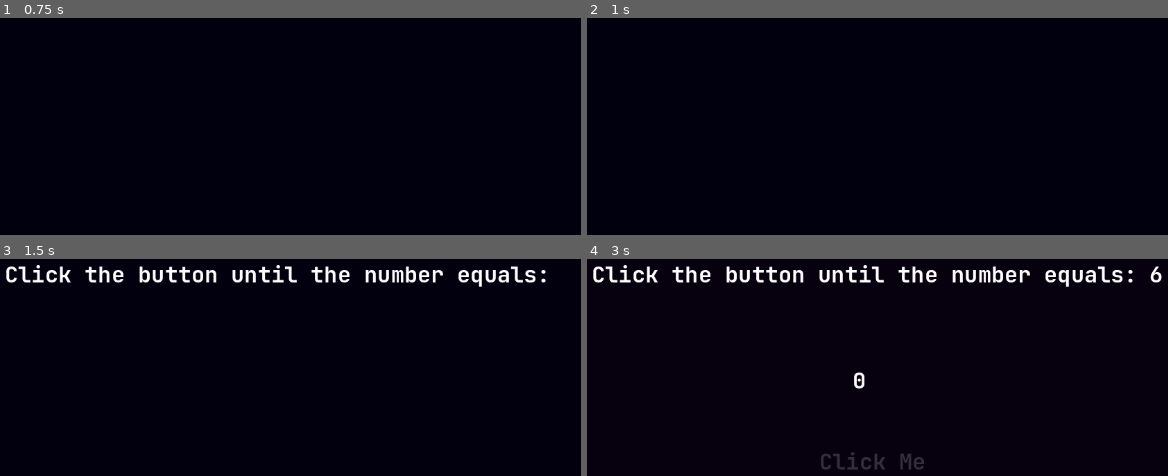
Above: before the commit, frames 1-4 (two rows, left to right).
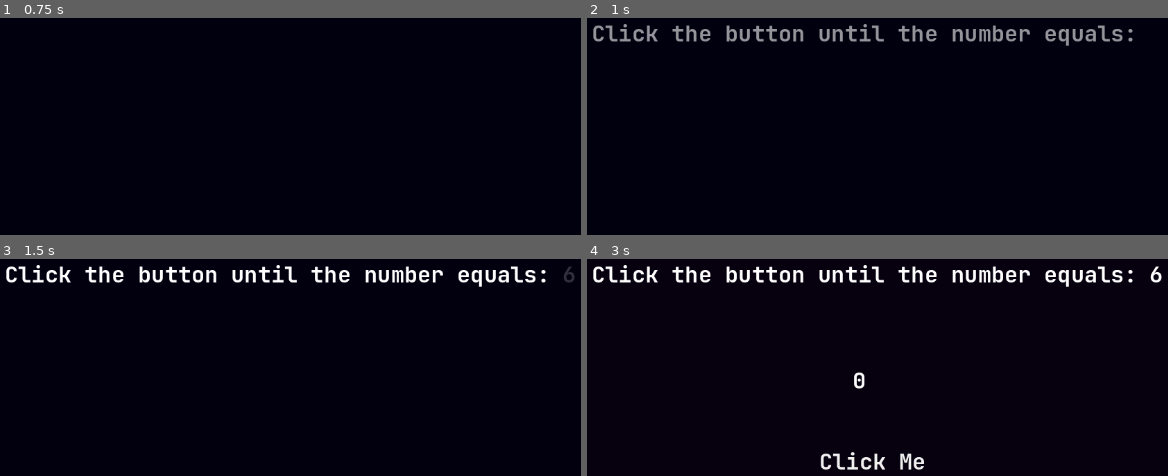
Above: after the commit, the same moments.

Repository: Ali-Wahbi/DTJ36-Theme-Random
Game: Godot game, scene res://Scenes/mainScene.tscn
Two runs of this game, one before a commit and one after it. Both use one fixed random seed, a clock stepped at 60 frames per second and the inputs below. Before the commit the project has no main scene; this scene is started directly in both runs.
Inputs (mouse positions are in pixels of both pictures, inside the frame that each line leads up to):
- Up to frame 1 (0.75 s): tap Enter at 0.5 s
- Up to frame 2 (1 s): no input
- Up to frame 3 (1.5 s): no input
- Up to frame 4 (3 s): click (871, 460) at 2.75 s, where only the run after the commit has a clickable "Click Me"

Frame 1 is identical in both runs. In frame 2, 2.7% of the frame differs, in the area x 1-94%, y 2-13%; in frame 3, less than 0.1%; in frame 4, 0.6%.

Commit message:
title added after second challenge

Diff:
--- a/dtj36Random/Scenes/mainScene.tscn
+++ b/dtj36Random/Scenes/mainScene.tscn
@@ -13,16 +13,22 @@
 [ext_resource type="Texture2D" uid="uid://bvsfdiqqiapsr" path="res://Assets/Faces/faces (5).jpg" id="10_08630"]
 [ext_resource type="Texture2D" uid="uid://by3u1pa2hlxro" path="res://Assets/Faces/faces (6).png" id="11_4djc3"]
 [ext_resource type="Texture2D" uid="uid://g52gdoxqbl78" path="res://Assets/Faces/REFLECTION-TEXT1.PNG" id="12_v2gni"]
-
-[node name="Main" type="Node2D" node_paths=PackedStringArray("challgeOne", "challgeTwo", "bg")]
+[ext_resource type="Script" uid="uid://ccwhr3gfugqlf" path="res://Scripts/title.gd" id="14_0bgj2"]
+
+[node name="Main" type="Node2D" node_paths=PackedStringArray("challengeOne", "challengeTwo", "title", "bg")]
 script = ExtResource("1_m8nr8")
-challgeOne = NodePath("FirstChallenge")
-challgeTwo = NodePath("SecondChallenge")
+challengeOne = NodePath("FirstChallenge")
+challengeTwo = NodePath("SecondChallenge")
+title = NodePath("Title")
 bg = NodePath("Control/ColorRect")
-challgeOneBG = Color(0.024000006, 0, 0.06, 1)
-challgeTwoBG = Color(0.043999985, 0, 0.06, 1)
-challgeThreeBG = Color(0.06, 0, 0.056, 1)
-challgeFourBG = Color(0.06, 0, 0.03600002, 1)
+challengeOneBG = Color(0.023529412, 0, 0.05882353, 1)
+challengeTwoBG = Color(0.043999985, 0, 0.06, 1)
+titleBG = Color(0.06, 0, 0.056, 1)
+challengeThreeBG = Color(0.06, 0, 0.03600002, 1)
+challengeFourBG = Color(0.06, 0, 0.015999984, 1)
+challengeOneDelay = 0.7
+challengeTwoDelay = 1.0
+titleDelay = 0.9
 
 [node name="CanvasLayer" type="CanvasLayer" parent="."]
 visible = false
@@ -49,6 +55,7 @@
 color = Color(0.003999996, 0, 0.06, 1)
 
 [node name="FirstChallenge" type="Node2D" parent="." node_paths=PackedStringArray("numberLabel", "showLabel", "resultLabel", "objectToShow")]
+visible = false
 script = ExtResource("1_hewda")
 numberLabel = NodePath("Control/GameLabel-Number")
 showLabel = NodePath("Control/GameLabel-Number2")
@@ -107,6 +114,7 @@
 text = ""
 
 [node name="SecondChallenge" type="Node2D" parent="." node_paths=PackedStringArray("sprite", "slider", "objectToShow", "finishButton")]
+visible = false
 script = ExtResource("5_yyxd1")
 texturesForReflection = Array[Texture]([ExtResource("6_so5kr"), ExtResource("7_0bgj2"), ExtResource("8_oy1pr"), ExtResource("9_uu6ay"), ExtResource("10_08630"), ExtResource("11_4djc3"), ExtResource("12_v2gni"), ExtResource("5_47rga")])
 sprite = NodePath("Control/textrue")
@@ -149,6 +157,59 @@
 offset_bottom = 607.0
 text = "That's my reflection"
 
+[node name="Title" type="Node2D" parent="." node_paths=PackedStringArray("firstLabel", "secondLabel", "thirdLabel", "foarthLabel")]
+visible = false
+script = ExtResource("14_0bgj2")
+firstLabel = NodePath("Control/named")
+secondLabel = NodePath("Control/notA")
+thirdLabel = NodePath("Control/game")
+foarthLabel = NodePath("Control/fin")
+
+[node name="Control" type="Control" parent="Title"]
+layout_mode = 3
+anchors_preset = 15
+anchor_right = 1.0
+anchor_bottom = 1.0
+offset_right = 1158.0
+offset_bottom = 657.0
+grow_horizontal = 2
+grow_vertical = 2
+
+[node name="notA" parent="Title/Control" instance=ExtResource("1_2c717")]
+layout_mode = 0
+offset_left = 405.0
+offset_top = 213.0
+offset_right = 501.0
+offset_bottom = 256.0
+text = "Not A"
+
+[node name="named" parent="Title/Control" instance=ExtResource("1_2c717")]
+layout_mode = 0
+offset_left = 395.0
+offset_top = 219.0
+offset_right = 779.0
+offset_bottom = 389.0
+theme_override_font_sizes/font_size = 128
+text = "NAMED"
+
+[node name="game" parent="Title/Control" instance=ExtResource("1_2c717")]
+layout_mode = 0
+offset_left = 395.0
+offset_top = 337.0
+offset_right = 779.0
+offset_bottom = 507.0
+theme_override_font_sizes/font_size = 64
+text = "Game"
+
+[node name="fin" parent="Title/Control" instance=ExtResource("1_2c717")]
+layout_mode = 0
+offset_left = 556.0
+offset_top = 357.0
+offset_right = 940.0
+offset_bottom = 527.0
+theme_override_font_sizes/font_size = 24
+text = "Didn't Find One"
+
 [connection signal="pressed" from="FirstChallenge/Control/GameButton" to="FirstChallenge" method="_on_game_button_pressed"]
 [connection signal="value_changed" from="SecondChallenge/Control/HSlider" to="SecondChallenge" method="_on_h_slider_value_changed"]
 [connection signal="pressed" from="SecondChallenge/Control/GameButton" to="SecondChallenge" method="_on_game_button_pressed"]
--- a/dtj36Random/Scripts/main_scene_controller.gd
+++ b/dtj36Random/Scripts/main_scene_controller.gd
@@ -1,43 +1,58 @@
 extends Node2D
 
-@export var challgeOne: Node2D
-@export var challgeTwo: Node2D
+@export var challengeOne: Node2D
+@export var challengeTwo: Node2D
+@export var title: Node2D
 
 
 @export_group("BG Colors")
 @export var bg: ColorRect
-@export var challgeOneBG: Color
-@export var challgeTwoBG: Color
-@export var challgeThreeBG: Color
-@export var challgeFourBG: Color
+@export var challengeOneBG: Color
+@export var challengeTwoBG: Color
+@export var titleBG: Color
+@export var challengeThreeBG: Color
+@export var challengeFourBG: Color
+
+
+@export_group("Challenges Delays")
+@export var challengeOneDelay: float
+@export var challengeTwoDelay: float
+@export var titleDelay: float
 
 # Called when the node enters the scene tree for the first time.
 func _ready() -> void:
 	hideAllChallenges()
 	setupSignals()
-
+	# startTitle()
 	startChallengeOne()
 
 
 func hideAllChallenges():
-	challgeOne.visible = false
-	challgeTwo.visible = false
+	challengeOne.visible = false
+	challengeTwo.visible = false
+	title.visible = false
 
 
 func startChallengeOne():
 	print("Starting challenge one")
-	challgeOne.visible = true
-	tweenBG(challgeOneBG)
-	await _create_timer(1)
-	challgeOne.showAllObjects()
+	challengeOne.visible = true
+	tweenBG(challengeOneBG)
+	await _create_timer(challengeOneDelay)
+	challengeOne.showAllObjects()
 
 func startChallengeTwo():
 	print("Starting challenge two")
-	challgeTwo.visible = true
-	tweenBG(challgeTwoBG)
-	await _create_timer(1)
-	challgeTwo.showAllObjects()
+	challengeTwo.visible = true
+	tweenBG(challengeTwoBG)
+	await _create_timer(challengeTwoDelay)
+	challengeTwo.showAllObjects()
 
+func startTitle():
+	print("Starting title")
+	title.visible = true
+	tweenBG(titleBG)
+	await _create_timer(titleDelay)
+	title.showAllObjects()
 
 func _create_timer(time: float = 0) -> Signal:
 	return get_tree().create_timer(time).timeout
@@ -47,8 +62,10 @@
 	pass
 
 func setupSignals():
-	challgeOne.challengeIsDone.connect(onChallengeOneDone)
-	challgeTwo.challengeIsDone.connect(onChallengeTwoDone)
+	challengeOne.challengeIsDone.connect(onChallengeOneDone)
+	challengeTwo.challengeIsDone.connect(onChallengeTwoDone)
+	title.challengeIsDone.connect(onTitleDone)
+
 
 func tweenBG(color: Color, duration: float = 3.5):
 	var tween = create_tween().set_ease(Tween.EASE_IN_OUT).set_trans(Tween.TRANS_CUBIC)
@@ -56,15 +73,22 @@
 
 func onChallengeOneDone():
 	print("Challenge one done")
-	await _create_timer(2)
-	challgeOne.hideAllObjects(true)
-	await challgeOne.allObjectsHidden
+	await _create_timer(1)
+	challengeOne.hideAllObjects(true)
+	await challengeOne.allObjectsHidden
 	startChallengeTwo()
 
 
 func onChallengeTwoDone():
 	print("Challenge two done")
 	await _create_timer(1)
-	challgeTwo.hideAllObjects(true)
-	await challgeTwo.allObjectsHidden
-	# startChallengeTwo()
+	challengeTwo.hideAllObjects(true)
+	await challengeTwo.allObjectsHidden
+	startTitle()
+
+func onTitleDone():
+	print("Title done")
+	await _create_timer(1)
+	title.hideAllObjects()
+	await title.allObjectsHidden
+	# startChallengeOne()
--- /dev/null
+++ b/dtj36Random/Scripts/title.gd
@@ -0,0 +1,62 @@
+extends Node2D
+
+signal challengeIsDone
+signal allObjectsHidden
+
+@export var firstLabel: Label
+@export var secondLabel: Label
+@export var thirdLabel: Label
+@export var foarthLabel: Label
+
+@export var firstDelay: float = 0.5
+@export var secondDelay: float = 0.5
+@export var thirdDelay: float = 0.5
+@export var foarthDelay: float = 0.5
+
+
+# Called when the node enters the scene tree for the first time.
+func _ready() -> void:
+	firstLabel.visible = false
+	secondLabel.visible = false
+	thirdLabel.visible = false
+	foarthLabel.visible = false
+
+
+func _create_timer(time: float = 0) -> Signal:
+	return get_tree().create_timer(time).timeout
+
+func showAllObjects(duration: float = 0.5):
+	await _create_timer(firstDelay)
+	firstLabel.visible = true
+	await tweenFade(firstLabel, 0, 1, duration)
+
+	await _create_timer(secondDelay)
+	secondLabel.visible = true
+	await tweenFade(secondLabel, 0, 1, duration)
+
+	await _create_timer(thirdDelay)
+	thirdLabel.visible = true
+	await tweenFade(thirdLabel, 0, 1, duration)
+
+	await _create_timer(foarthDelay)
+	foarthLabel.visible = true
+	await tweenFade(foarthLabel, 0, 1, duration + 0.5)
+
+	challengeIsDone.emit()
+
+
+func hideAllObjects(duration: float = 0.5):
+	tweenFade(firstLabel, 1, 0, duration)
+	tweenFade(secondLabel, 1, 0, duration)
+	tweenFade(thirdLabel, 1, 0, duration)
+	tweenFade(foarthLabel, 1, 0, duration)
+
+	await _create_timer(duration * 4)
+	allObjectsHidden.emit()
+
+
+func tweenFade(object: Label, from: float, to: float, duration: float) -> Signal:
+	var tween = create_tween().set_ease(Tween.EASE_IN_OUT).set_trans(Tween.TRANS_CUBIC)
+	object.modulate.a = from
+	tween.tween_property(object, "modulate:a", to, duration)
+	return tween.finished
--- a/dtj36Random/project.godot
+++ b/dtj36Random/project.godot
@@ -11,5 +11,6 @@
 [application]
 
 config/name="DTJ36-Random"
+run/main_scene="uid://cj3bsk4t771mp"
 config/features=PackedStringArray("4.5", "Forward Plus")
 config/icon="res://icon.svg"
Not shown: 1 places in dtj36Random/Scenes/mainScene.tscn that only renumber resources
Not shown, added: dtj36Random/Scripts/title.gd.uid
